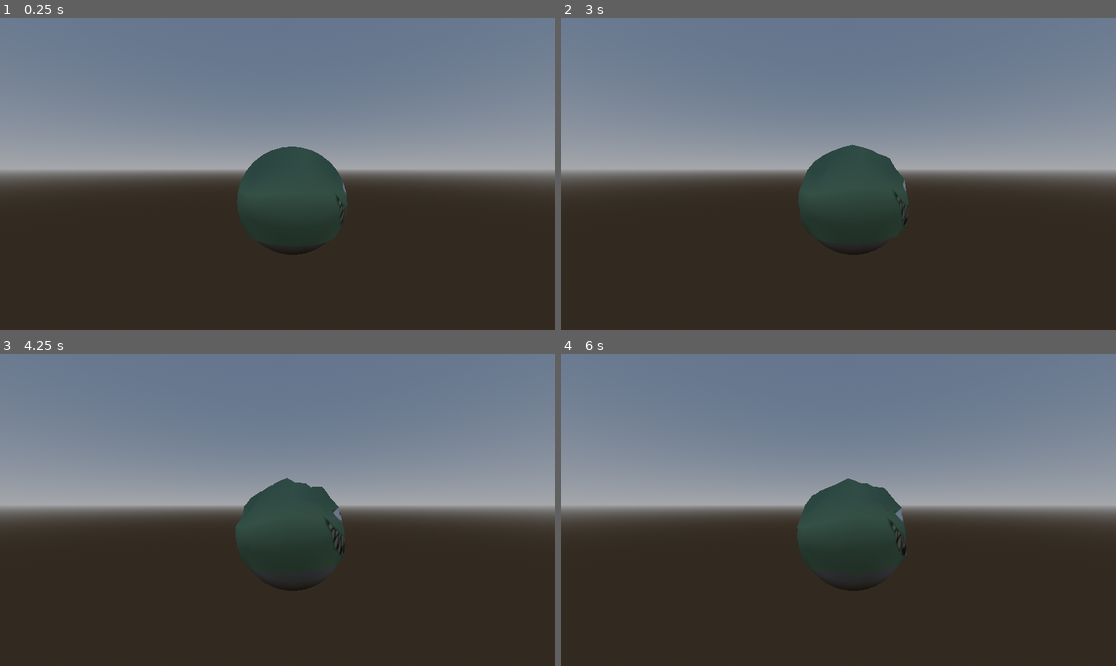
Above: before the commit, frames 1-4 (two rows, left to right).
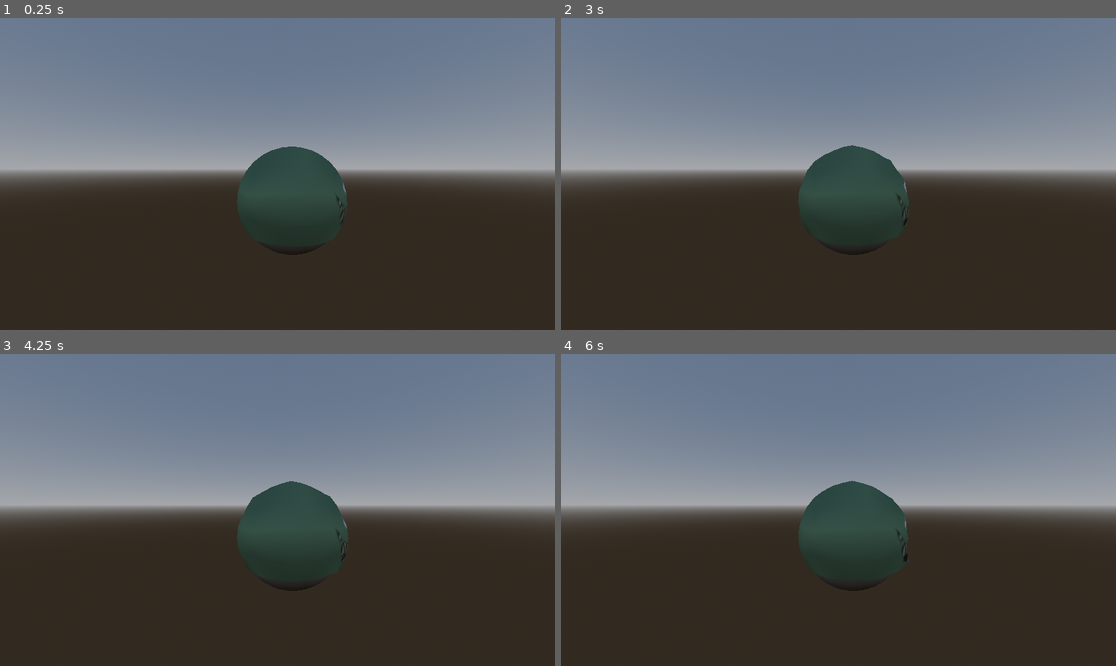
Above: after the commit, the same moments.

Repository: LudvigRisan/ScoobyDone
Game: Godot game, scene res://SoftBody/SoftbodTest.tscn
Two runs of this game, one before a commit and one after it. Both use one fixed random seed, a clock stepped at 60 frames per second and the inputs below. The project has no main scene, so this scene is started directly.
Inputs (mouse positions are in pixels of both pictures, inside the frame that each line leads up to):
- Up to frame 1 (0.25 s): no input
- Up to frame 2 (3 s): tap Enter (ui_accept) at 0.5, 0.77, 1.25, 2 s; move the mouse to (810, 236) at 0.52 s; click (810, 236) at 0.67 s; drag from (1005, 220) to (810, 236) at 1.27 s; move the mouse to (672, 127) at 2.02 s; click (672, 127) at 2.17 s; drag from (866, 174) to (672, 127) at 2.77 s
- Up to frame 3 (4.25 s): move the mouse to (194, 432) at 3.52 s; click (194, 432) at 3.67 s; tap Enter (ui_accept) at 3.77 s
- Up to frame 4 (6 s): drag from (960, 494) to (755, 432) at 4.27 s; tap Enter (ui_accept) at 5, 5.75 s; move the mouse to (727, 525) at 5.02 s; click (727, 525) at 5.17 s; drag from (894, 441) to (727, 525) at 5.77 s

The runs differ from the first frame. In frame 2, less than 0.1% of the frame differs, in the area x 44-63%, y 40-65%; in frame 3, 0.3%, in the area x 42-63%, y 39-67%; in frame 4, 0.3%.
Error after the commit: Cannot call method 'get_children' on a null value. (res://SoftBody/CamScript.gd:35)

Commit message:
Compartmentalization
Split things up for reuse

Diff:
--- /dev/null
+++ b/PrefabParts/cam.tscn
@@ -0,0 +1,11 @@
+[gd_scene format=3 uid="uid://bvx238oy64qhd"]
+
+[ext_resource type="Script" uid="uid://b5nql880g2y2k" path="res://SoftBody/CamScript.gd" id="1_47qgb"]
+
+[node name="Camera3D" type="Camera3D" unique_id=1252350004 node_paths=PackedStringArray("physicsParent")]
+transform = Transform3D(0.0025460175, 0.025380166, -0.9996747, 0, 0.9996779, 0.025380248, 0.9999968, -6.461856e-05, 0.0025451975, 0, 0, 0)
+current = true
+script = ExtResource("1_47qgb")
+physicsParent = NodePath("")
+maxDistSqr = 0.355
+dragForce = 1.105
--- /dev/null
+++ b/PrefabParts/mask.tscn
@@ -0,0 +1,26 @@
+[gd_scene format=3 uid="uid://cf77vqrbqtkfe"]
+
+[ext_resource type="ArrayMesh" uid="uid://dhk3hwencyis" path="res://Placeholders/place(1).obj" id="1_e4tfu"]
+[ext_resource type="Texture2D" uid="uid://doepiccc2cafa" path="res://Placeholders/placeholder texture_0.png" id="2_wlq6j"]
+[ext_resource type="Script" uid="uid://bo3xsvdkv7j5c" path="res://SoftBody/SoftbodyMesh.gd" id="3_oxglx"]
+[ext_resource type="PackedScene" uid="uid://dqaswduc33hja" path="res://SoftBody/physicsPrefab.tscn" id="4_428fn"]
+
+[sub_resource type="StandardMaterial3D" id="StandardMaterial3D_d25rr"]
+cull_mode = 2
+albedo_texture = ExtResource("2_wlq6j")
+
+[sub_resource type="ConcavePolygonShape3D" id="ConcavePolygonShape3D_is4af"]
+backface_collision = true
+
+[node name="MaskPlaceholder" type="MeshInstance3D" unique_id=36775848]
+mesh = ExtResource("1_e4tfu")
+surface_material_override/0 = SubResource("StandardMaterial3D_d25rr")
+script = ExtResource("3_oxglx")
+tension = 4278.49
+physicsPrefab = ExtResource("4_428fn")
+
+[node name="statics" type="StaticBody3D" parent="." unique_id=754765684]
+collision_layer = 2
+
+[node name="CollisionShape3D" type="CollisionShape3D" parent="statics" unique_id=1968498523]
+shape = SubResource("ConcavePolygonShape3D_is4af")
--- /dev/null
+++ b/PrefabParts/winDetector.tscn
@@ -0,0 +1,14 @@
+[gd_scene format=3 uid="uid://i828fv08hjya"]
+
+[ext_resource type="Script" uid="uid://jiagxdqiu4kj" path="res://SoftBody/WinDetector.gd" id="1_3t0rj"]
+
+[sub_resource type="SphereShape3D" id="SphereShape3D_is4af"]
+radius = 1.275
+
+[node name="WinDetection" type="Area3D" unique_id=699719954]
+collision_layer = 4
+collision_mask = 4
+script = ExtResource("1_3t0rj")
+
+[node name="CollisionShape3D" type="CollisionShape3D" parent="." unique_id=1415656528]
+shape = SubResource("SphereShape3D_is4af")
--- a/SoftBody/SoftbodTest.tscn
+++ b/SoftBody/SoftbodTest.tscn
@@ -1,18 +1,8 @@
 [gd_scene format=3 uid="uid://b3phsaphmogq7"]
 
-[ext_resource type="ArrayMesh" uid="uid://dhk3hwencyis" path="res://Placeholders/place(1).obj" id="1_7dpk5"]
-[ext_resource type="Script" uid="uid://bo3xsvdkv7j5c" path="res://SoftBody/SoftbodyMesh.gd" id="1_x0qe0"]
-[ext_resource type="Texture2D" uid="uid://doepiccc2cafa" path="res://Placeholders/placeholder texture_0.png" id="2_ej6tx"]
-[ext_resource type="PackedScene" uid="uid://dqaswduc33hja" path="res://SoftBody/physicsPrefab.tscn" id="4_vok87"]
-[ext_resource type="Script" uid="uid://b5nql880g2y2k" path="res://SoftBody/CamScript.gd" id="6_3w1w3"]
-[ext_resource type="Script" uid="uid://jiagxdqiu4kj" path="res://SoftBody/WinDetector.gd" id="6_is4af"]
-
-[sub_resource type="StandardMaterial3D" id="StandardMaterial3D_d25rr"]
-cull_mode = 2
-albedo_texture = ExtResource("2_ej6tx")
-
-[sub_resource type="ConcavePolygonShape3D" id="ConcavePolygonShape3D_is4af"]
-backface_collision = true
+[ext_resource type="PackedScene" uid="uid://cf77vqrbqtkfe" path="res://PrefabParts/mask.tscn" id="1_ej6tx"]
+[ext_resource type="PackedScene" uid="uid://bvx238oy64qhd" path="res://PrefabParts/cam.tscn" id="2_vok87"]
+[ext_resource type="PackedScene" uid="uid://i828fv08hjya" path="res://PrefabParts/winDetector.tscn" id="3_7dpk5"]
 
 [sub_resource type="ProceduralSkyMaterial" id="ProceduralSkyMaterial_d25rr"]
 
@@ -36,36 +26,17 @@
 
 [sub_resource type="SphereShape3D" id="SphereShape3D_7dpk5"]
 
-[sub_resource type="SphereShape3D" id="SphereShape3D_is4af"]
-radius = 1.275
-
 [node name="Node3D" type="Node3D" unique_id=972586230]
 
-[node name="MaskPlaceholder" type="MeshInstance3D" parent="." unique_id=2087618148]
-mesh = ExtResource("1_7dpk5")
-surface_material_override/0 = SubResource("StandardMaterial3D_d25rr")
-script = ExtResource("1_x0qe0")
-tension = 4278.49
-physicsPrefab = ExtResource("4_vok87")
-
-[node name="statics" type="StaticBody3D" parent="MaskPlaceholder" unique_id=1436075487]
-collision_layer = 2
-
-[node name="CollisionShape3D" type="CollisionShape3D" parent="MaskPlaceholder/statics" unique_id=1765531546]
-shape = SubResource("ConcavePolygonShape3D_is4af")
+[node name="MaskPlaceholder" parent="." unique_id=36775848 instance=ExtResource("1_ej6tx")]
 
 [node name="WorldEnvironment" type="WorldEnvironment" parent="." unique_id=1241247983]
 environment = SubResource("Environment_d25rr")
 camera_attributes = SubResource("CameraAttributesPractical_ej6tx")
 compositor = SubResource("Compositor_vok87")
 
-[node name="Camera3D" type="Camera3D" parent="." unique_id=310944428 node_paths=PackedStringArray("physicsParent")]
-transform = Transform3D(0.0025460175, 0.025380166, -0.9996747, 0, 0.9996779, 0.025380248, 0.9999968, -6.461856e-05, 0.0025451975, -3.809359, 0.5903368, -0.24731348)
-current = true
-script = ExtResource("6_3w1w3")
-physicsParent = NodePath("../MaskPlaceholder")
-maxDistSqr = 0.355
-dragForce = 1.105
+[node name="Camera3D" parent="." unique_id=1252350004 instance=ExtResource("2_vok87")]
+transform = Transform3D(0.0025460254, 0.025380166, -0.9996747, 0, 0.9996779, 0.025380248, 0.9999968, -6.4618755e-05, 0.0025452054, -3.809359, 0.5903368, -0.24731348)
 
 [node name="StaticBody3D" type="StaticBody3D" parent="." unique_id=1504699499]
 transform = Transform3D(1.9, 0, 0, 0, 1.9, 0, 0, 0, 1.9, 0, -0.006126404, 0)
@@ -77,10 +48,4 @@
 [node name="CollisionShape3D" type="CollisionShape3D" parent="StaticBody3D" unique_id=1618171975]
 shape = SubResource("SphereShape3D_7dpk5")
 
-[node name="WinDetection" type="Area3D" parent="." unique_id=967957051]
-collision_layer = 4
-collision_mask = 4
-script = ExtResource("6_is4af")
-
-[node name="CollisionShape3D" type="CollisionShape3D" parent="WinDetection" unique_id=1916898572]
-shape = SubResource("SphereShape3D_is4af")
+[node name="WinDetection" parent="." unique_id=699719954 instance=ExtResource("3_7dpk5")]
